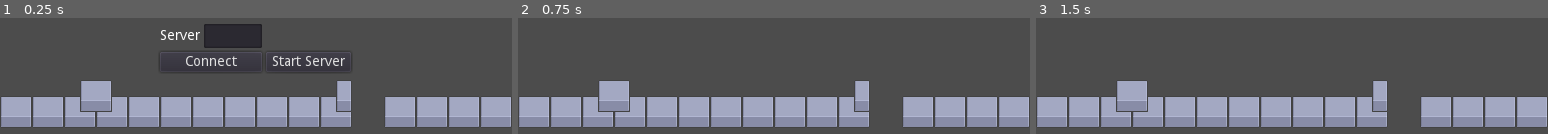
Above: before the commit, frames 1-3 (left to right).
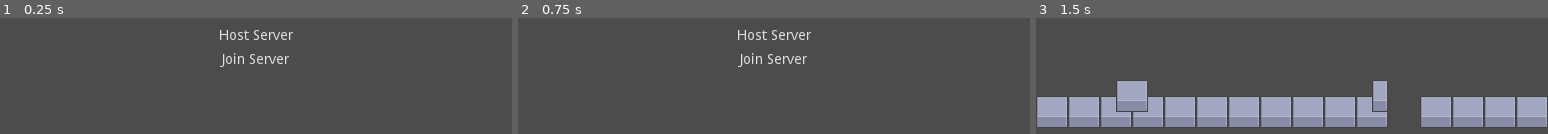
Above: after the commit, the same moments.

Repository: sakkaku-dev/team-shooter
Game: Godot game, scene res://scenes/gui/Menu.tscn
Two runs of this game, one before a commit and one after it. Both use one fixed random seed, a clock stepped at 60 frames per second and the inputs below. Before the commit the project starts from res://scenes/Game.tscn.
Inputs (mouse positions are in pixels of both pictures, inside the frame that each line leads up to):
- Up to frame 1 (0.25 s): no input
- Up to frame 2 (0.75 s): click (727, 62) at 0.5 s, where only the run before the commit has a clickable "Connect"
- Up to frame 3 (1.5 s): click (1292, 36) at 1.25 s, where only the run after the commit has a clickable "Host Server"

The runs differ from the first frame. In frame 1, 28% of the frame differs, in the area x 0-100%, y 5-94%; in frame 2, 25%; in frame 3, nothing differs.

Commit message:
Create separate scene for connecting

Diff:
--- a/project.godot
+++ b/project.godot
@@ -81,7 +81,7 @@
 [application]
 
 config/name="team-shooter"
-run/main_scene="res://scenes/Game.tscn"
+run/main_scene="res://scenes/gui/Menu.tscn"
 config/icon="res://icon.png"
 
 [display]
--- a/scenes/Game.tscn
+++ b/scenes/Game.tscn
@@ -1,8 +1,7 @@
-[gd_scene load_steps=7 format=2]
+[gd_scene load_steps=6 format=2]
 
 [ext_resource path="res://scenes/World.tscn" type="PackedScene" id=1]
 [ext_resource path="res://scripts/InputManager.gd" type="Script" id=2]
-[ext_resource path="res://scripts/NetworkConnect.gd" type="Script" id=3]
 [ext_resource path="res://scenes/Splitscreen.tscn" type="PackedScene" id=4]
 [ext_resource path="res://scripts/Server.gd" type="Script" id=5]
 [ext_resource path="res://scripts/Game.gd" type="Script" id=6]
@@ -32,90 +31,29 @@
 
 [node name="GlobalUI" type="CanvasLayer" parent="."]
 
-[node name="NetworkContainer" type="CenterContainer" parent="GlobalUI"]
-anchor_right = 1.0
-anchor_bottom = 1.0
-__meta__ = {
-"_edit_use_anchors_": false
-}
-
-[node name="NetworkConnect" type="VBoxContainer" parent="GlobalUI/NetworkContainer"]
-margin_left = 160.0
-margin_top = 126.0
-margin_right = 351.0
-margin_bottom = 174.0
-script = ExtResource( 3 )
-
-[node name="HBoxContainer" type="HBoxContainer" parent="GlobalUI/NetworkContainer/NetworkConnect"]
-margin_right = 191.0
-margin_bottom = 48.0
-
-[node name="Client" type="VBoxContainer" parent="GlobalUI/NetworkContainer/NetworkConnect/HBoxContainer"]
-margin_right = 102.0
-margin_bottom = 48.0
-
-[node name="Server" type="HBoxContainer" parent="GlobalUI/NetworkContainer/NetworkConnect/HBoxContainer/Client"]
-margin_right = 102.0
-margin_bottom = 24.0
-
-[node name="Label" type="Label" parent="GlobalUI/NetworkContainer/NetworkConnect/HBoxContainer/Client/Server"]
-margin_top = 5.0
-margin_right = 40.0
-margin_bottom = 19.0
-text = "Server"
-
-[node name="ServerIp" type="LineEdit" parent="GlobalUI/NetworkContainer/NetworkConnect/HBoxContainer/Client/Server"]
-margin_left = 44.0
-margin_right = 102.0
-margin_bottom = 24.0
-caret_blink = true
-caret_blink_speed = 0.5
-__meta__ = {
-"_edit_use_anchors_": false
-}
-
-[node name="Connect" type="Button" parent="GlobalUI/NetworkContainer/NetworkConnect/HBoxContainer/Client"]
-margin_top = 28.0
-margin_right = 102.0
-margin_bottom = 48.0
-text = "Connect"
-
-[node name="Server" type="VBoxContainer" parent="GlobalUI/NetworkContainer/NetworkConnect/HBoxContainer"]
-margin_left = 106.0
-margin_right = 191.0
-margin_bottom = 48.0
-alignment = 2
-
-[node name="StartServer" type="Button" parent="GlobalUI/NetworkContainer/NetworkConnect/HBoxContainer/Server"]
-margin_top = 28.0
-margin_right = 85.0
-margin_bottom = 48.0
-text = "Start Server"
-
-[node name="InputManager" type="VBoxContainer" parent="GlobalUI/NetworkContainer"]
-visible = false
+[node name="PlayerSelect" type="VBoxContainer" parent="GlobalUI"]
 margin_left = 205.0
 margin_top = 131.0
 margin_right = 307.0
 margin_bottom = 169.0
 script = ExtResource( 2 )
+__meta__ = {
+"_edit_use_anchors_": false
+}
 
-[node name="ConnectedCount" type="Label" parent="GlobalUI/NetworkContainer/InputManager"]
+[node name="ConnectedCount" type="Label" parent="GlobalUI/PlayerSelect"]
 margin_right = 102.0
 margin_bottom = 14.0
 __meta__ = {
 "_edit_use_anchors_": false
 }
 
-[node name="Spawn" type="Button" parent="GlobalUI/NetworkContainer/InputManager"]
+[node name="Spawn" type="Button" parent="GlobalUI/PlayerSelect"]
 margin_top = 18.0
 margin_right = 102.0
 margin_bottom = 38.0
 text = "Spawn Players"
-[connection signal="player_changed" from="Server" to="GlobalUI/NetworkContainer/InputManager" method="update_player_count"]
-[connection signal="connected" from="GlobalUI/NetworkContainer/NetworkConnect" to="GlobalUI/NetworkContainer/InputManager" method="show"]
-[connection signal="pressed" from="GlobalUI/NetworkContainer/NetworkConnect/HBoxContainer/Client/Connect" to="GlobalUI/NetworkContainer/NetworkConnect" method="connect_server"]
-[connection signal="pressed" from="GlobalUI/NetworkContainer/NetworkConnect/HBoxContainer/Server/StartServer" to="GlobalUI/NetworkContainer/NetworkConnect" method="start_server"]
-[connection signal="pressed" from="GlobalUI/NetworkContainer/InputManager/Spawn" to="." method="start_game"]
+[connection signal="player_changed" from="Server" to="GlobalUI/PlayerSelect" method="update_player_count"]
+[connection signal="pressed" from="GlobalUI/PlayerSelect/Spawn" to="." method="start_game"]
 
 [editable path="Screens/MainScreen"]
--- a/scenes/Player.tscn
+++ b/scenes/Player.tscn
@@ -116,6 +116,8 @@
 wait_time = 0.1
 
 [node name="HurtBox" parent="." instance=ExtResource( 3 )]
+collision_layer = 4
+collision_mask = 0
 
 [node name="CollisionShape2D" type="CollisionShape2D" parent="HurtBox"]
 scale = Vector2( 1, 0.9 )
--- /dev/null
+++ b/scenes/gui/ControlEvents.gd
@@ -0,0 +1,14 @@
+extends Control
+
+signal back
+
+export var hide_on_ready = true
+
+func _ready():
+	if hide_on_ready:
+		hide()
+
+func _input(event):
+	if event.is_action("ui_cancel") and is_visible_in_tree():
+		hide()
+		emit_signal("back")
--- /dev/null
+++ b/scenes/gui/Menu.gd
@@ -0,0 +1,21 @@
+extends Control
+
+const SERVER_PORT = 25252
+const MAX_PLAYERS = 4
+
+onready var server_ip = $JoinContainer/Server
+
+func start_server():
+	var peer = NetworkedMultiplayerENet.new()
+	peer.create_server(SERVER_PORT, MAX_PLAYERS)
+	_set_network(peer)
+
+func connect_server():
+	var peer = NetworkedMultiplayerENet.new()
+	var ip = server_ip.text if server_ip.text != "" else "localhost"
+	peer.create_client(ip, SERVER_PORT)
+	_set_network(peer)
+
+func _set_network(peer):
+	get_tree().network_peer = peer
+	get_tree().change_scene("res://scenes/Game.tscn")
--- /dev/null
+++ b/scenes/gui/Menu.tscn
@@ -0,0 +1,54 @@
+[gd_scene load_steps=3 format=2]
+
+[ext_resource path="res://scenes/gui/ControlEvents.gd" type="Script" id=1]
+[ext_resource path="res://scenes/gui/Menu.gd" type="Script" id=2]
+
+[node name="Menu" type="CenterContainer"]
+anchor_right = 1.0
+anchor_bottom = 1.0
+script = ExtResource( 2 )
+__meta__ = {
+"_edit_use_anchors_": false
+}
+
+[node name="MenuItems" type="VBoxContainer" parent="."]
+margin_left = 213.0
+margin_top = 128.0
+margin_right = 299.0
+margin_bottom = 172.0
+
+[node name="Host" type="Button" parent="MenuItems"]
+margin_right = 86.0
+margin_bottom = 20.0
+text = "Host Server"
+flat = true
+
+[node name="Join" type="Button" parent="MenuItems"]
+margin_top = 24.0
+margin_right = 86.0
+margin_bottom = 44.0
+text = "Join Server"
+flat = true
+
+[node name="JoinContainer" type="HBoxContainer" parent="."]
+margin_left = 193.0
+margin_top = 138.0
+margin_right = 319.0
+margin_bottom = 162.0
+script = ExtResource( 1 )
+
+[node name="Server" type="LineEdit" parent="JoinContainer"]
+margin_right = 58.0
+margin_bottom = 24.0
+
+[node name="Connect" type="Button" parent="JoinContainer"]
+margin_left = 62.0
+margin_right = 126.0
+margin_bottom = 24.0
+text = "Connect"
+flat = true
+[connection signal="pressed" from="MenuItems/Host" to="." method="start_server"]
+[connection signal="pressed" from="MenuItems/Join" to="MenuItems" method="hide"]
+[connection signal="pressed" from="MenuItems/Join" to="JoinContainer" method="show"]
+[connection signal="back" from="JoinContainer" to="MenuItems" method="show"]
+[connection signal="pressed" from="JoinContainer/Connect" to="." method="connect_server"]
--- a/scripts/Bullet.gd
+++ b/scripts/Bullet.gd
@@ -15,4 +15,5 @@
 
 
 func free_on_hit(body):
+	print("Hit")
 	queue_free()
--- a/scripts/Game.gd
+++ b/scripts/Game.gd
@@ -1,7 +1,7 @@
 extends Node
 
 onready var server := $Server
-onready var network := $GlobalUI/NetworkContainer
+onready var player_select := $GlobalUI/PlayerSelect
 onready var main_screen := $Screens/MainScreen
 onready var screens := $Screens
 
@@ -12,7 +12,7 @@
 		rpc("spawn_players")
 
 remotesync func spawn_players():
-	network.hide()
+	player_select.hide()
 
 	var current_screen = main_screen
 
--- a/scripts/InputManager.gd
+++ b/scripts/InputManager.gd
@@ -3,11 +3,9 @@
 onready var count_label: Label = $ConnectedCount
 onready var spawn_button = $Spawn
 
+func _ready():
+	if not get_tree().is_network_server():
+		spawn_button.hide()
+
 func update_player_count(players: Array) -> void:
 	count_label.text = "Connected: " + str(players.size())
-
-
-func show():
-	.show()
-	if not get_tree().is_network_server():
-		spawn_button.hide()
